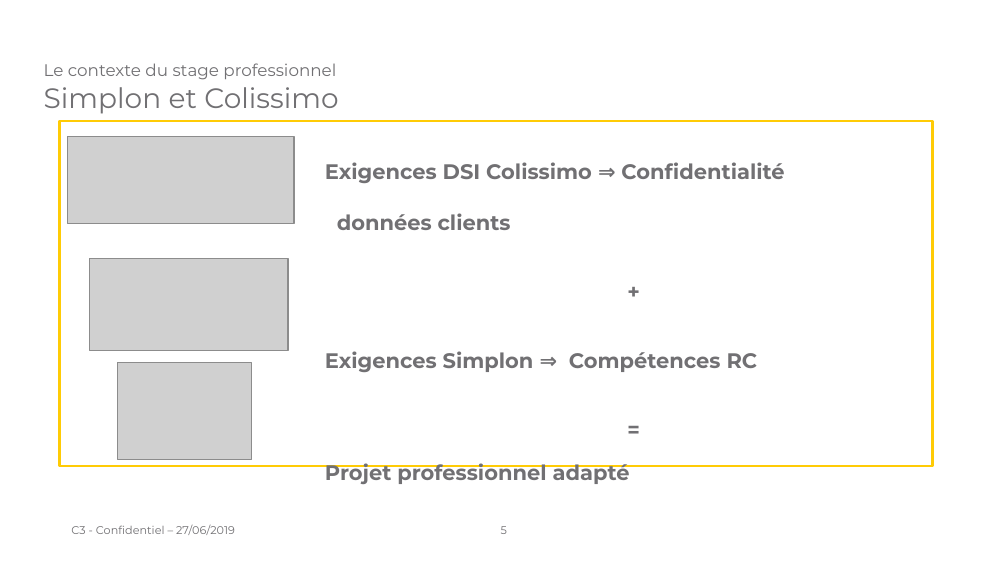
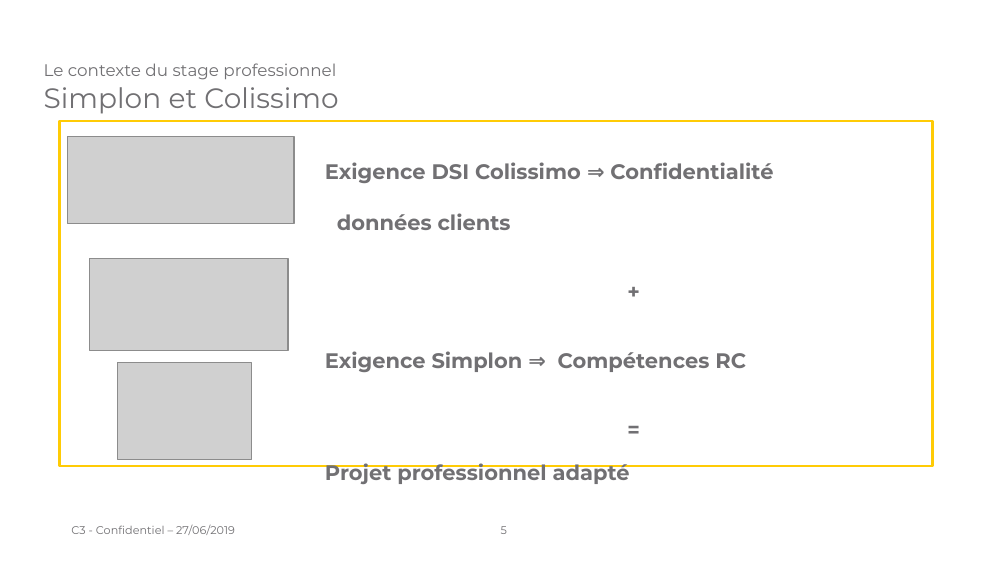
Before and after one commit to laurentpicardLP2/smartFitness, a slide deck: slide 5 of docs/oral/Présentation orale - Projet chef d'œuvre.odp. Drawn at 1008x567 pixels with LibreOffice and Linux fonts; fonts in the diff are those of the drawing; grey boxes stand for pictures; background and template pictures are left out. Boxes give left, top, right and bottom in pixels: in the first picture for what was removed or moved away, otherwise in the second. Text is boxed around its words. In the diff, an @@ line names an element or a change of style, - is before the commit and + after.

```diff
--- a/docs/oral/Présentation orale - Projet chef d'œuvre.odp
+++ b/docs/oral/Présentation orale - Projet chef d'œuvre.odp
@@ text at box(325, 162, 773, 183): text changed @@
-Exigences DSI Colissimo ⇒ Confidentialité
+Exigence DSI Colissimo ⇒ Confidentialité
@@ text at box(325, 351, 746, 372): text changed @@
-Exigences Simplon ⇒ Compétences RC
+Exigence Simplon ⇒ Compétences RC
```
Also in this commit, not shown: 1 other slide changed, 1 other file.
